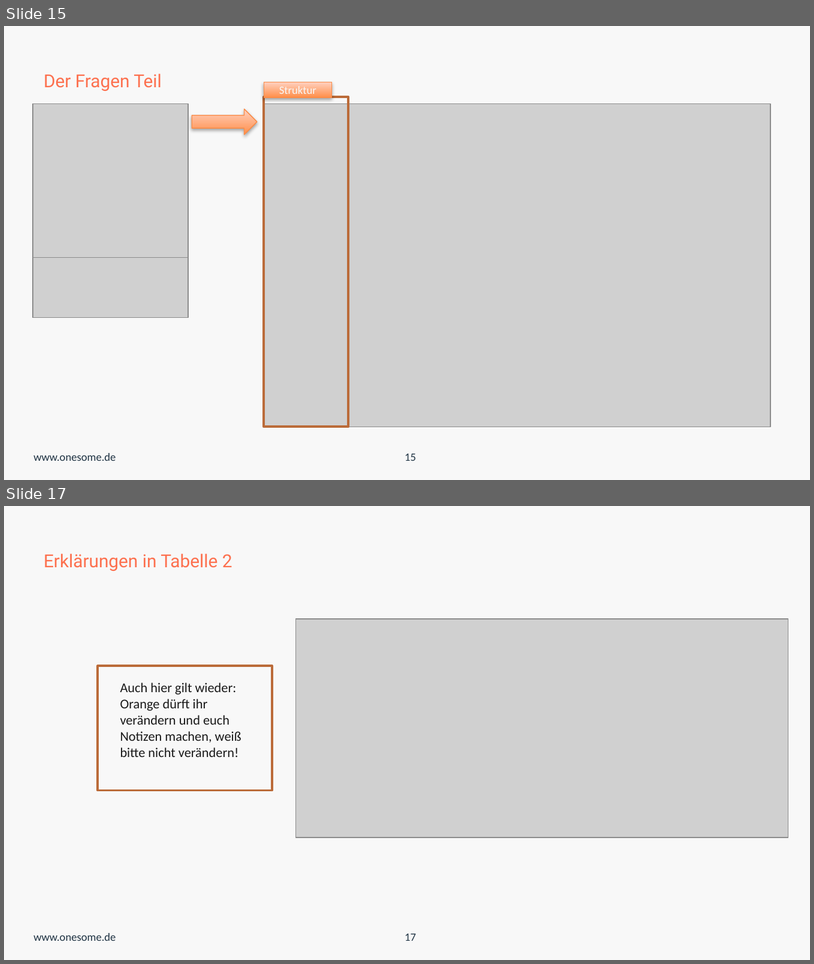
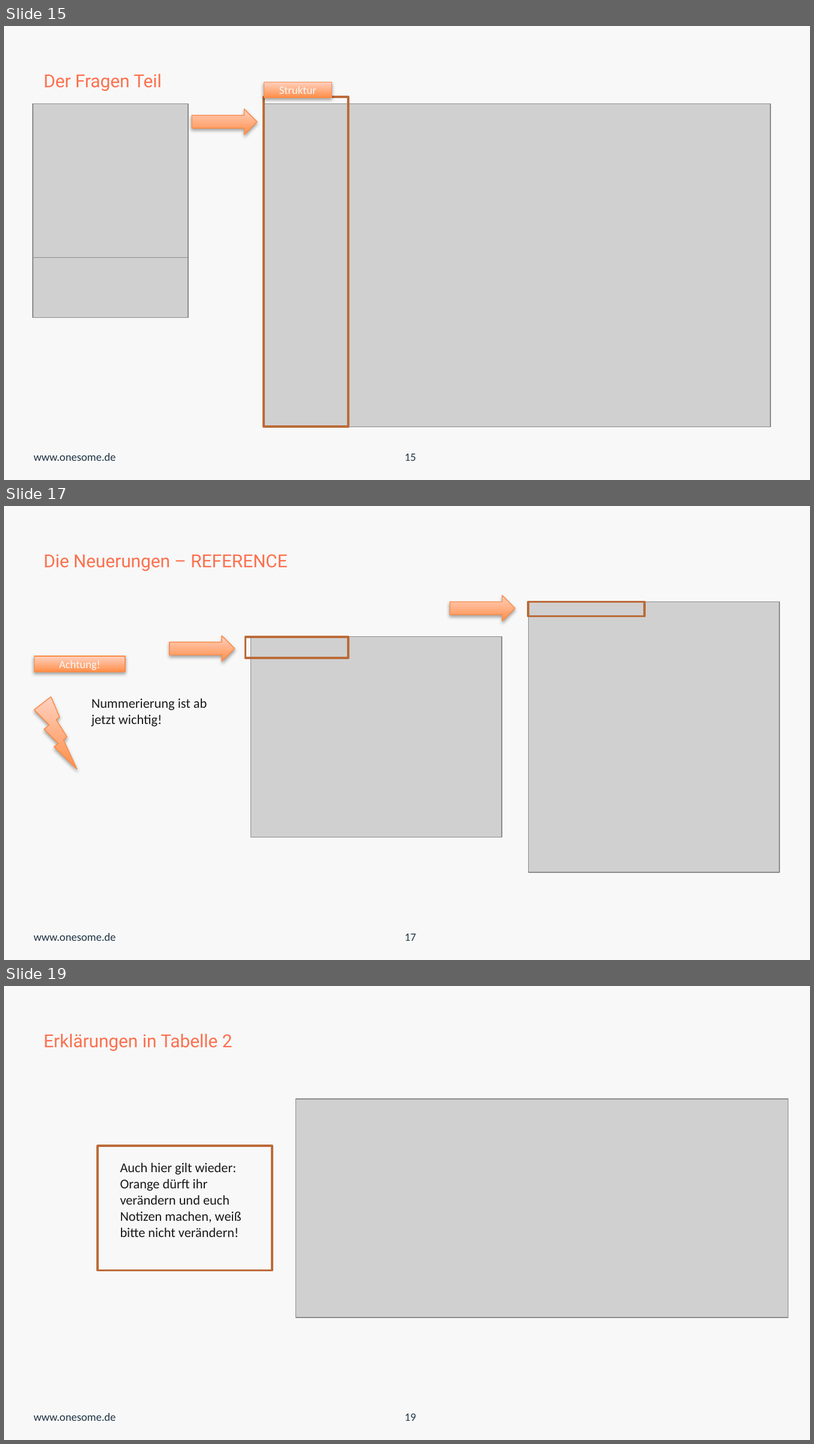
Before and after one commit to onesomeOrganization/Json-Builder, a slide deck: PPTX/Linearer_Json_Builder2.0.pptx. Shown one above the other, each under a label of ours: slides 15 and 17 before the commit, slides 15, 17 and 19 after it; the slides between them are not shown. The pictures are 814x964 and 814x1444 pixels, drawn with LibreOffice and Linux fonts; fonts in the diff are those of the drawing; grey boxes stand for pictures; background and template pictures are left out. Boxes give left, top, right and bottom in pixels: in the first picture for what was removed or moved away, otherwise in the second. Text is boxed around its words. In the diff, an @@ line names an element or a change of style, - is before the commit and + after.

```diff
--- a/PPTX/Linearer_Json_Builder2.0.pptx
+++ b/PPTX/Linearer_Json_Builder2.0.pptx
@@ slide 17 added at bbox=[4, 506, 810, 960], background #F8F8F8; not listed: 1 template element that a slide beside it also shows @@
@@ text added at bbox=[44, 554, 287, 571], 16 pt, text #FD704E @@
+Die Neuerungen – REFERENCE
@@ right arrow added at bbox=[450, 595, 515, 621], fill gradient #FF914C to #FFD1C1, outline #FC8D48 0.75 pt @@
@@ picture added at bbox=[529, 602, 780, 872] @@
@@ rectangle added at bbox=[529, 602, 645, 616], outline #BB6B3A 2 pt @@
@@ right arrow added at bbox=[170, 636, 234, 661], fill gradient #FF914C to #FFD1C1, outline #FC8D48 0.75 pt @@
@@ rectangle added at bbox=[245, 637, 348, 658], outline #BB6B3A 2 pt @@
@@ picture added at bbox=[251, 637, 503, 837] @@
@@ rectangle added at bbox=[34, 656, 125, 672], fill gradient #FF914C to #FFD1C1, outline #FC8D48 0.75 pt, 10 pt, text #F8F8F8 @@
+Achtung!
@@ lightning bolt added at bbox=[34, 696, 77, 769], fill gradient #FF914C to #FFD1C1, outline #FC8D48 0.75 pt @@
@@ text added at bbox=[92, 698, 207, 726], 12 pt, text #191919 @@
+Nummerierung ist ab jetzt wichtig!
@@ page number added at bbox=[405, 933, 416, 940], 10 pt, text #203444 @@
+17
@@ what was slide 17 is now slide 19 @@
@@ page number at bbox=[405, 1413, 416, 1420]: text changed @@
-17
+19
```
Also in this commit, not shown: 3 slides changed, 2 other slides added, 3 other files.
